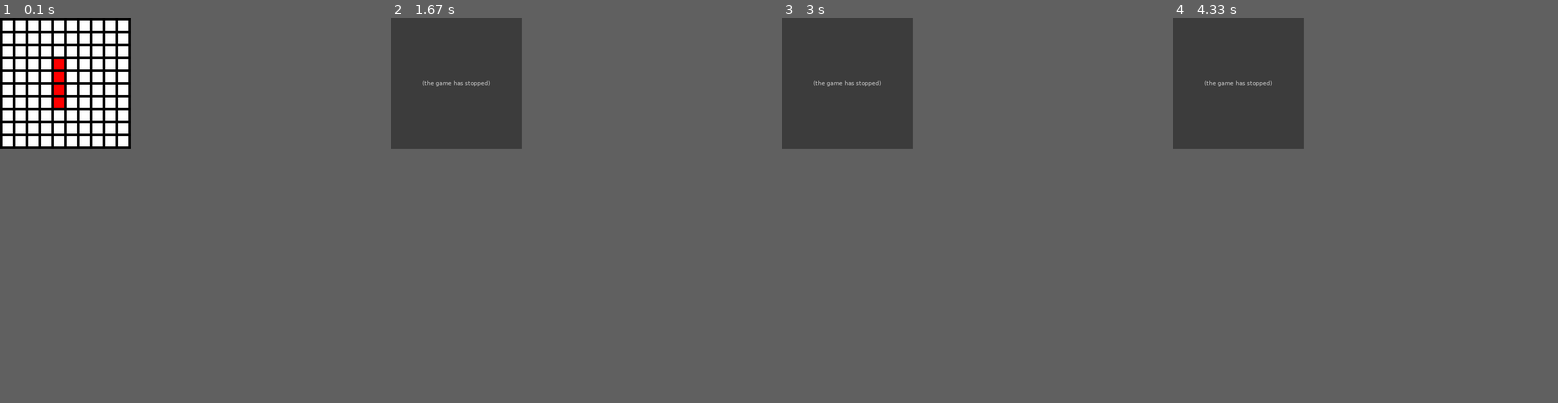
Above: before the commit, frames 1-4 (left to right).
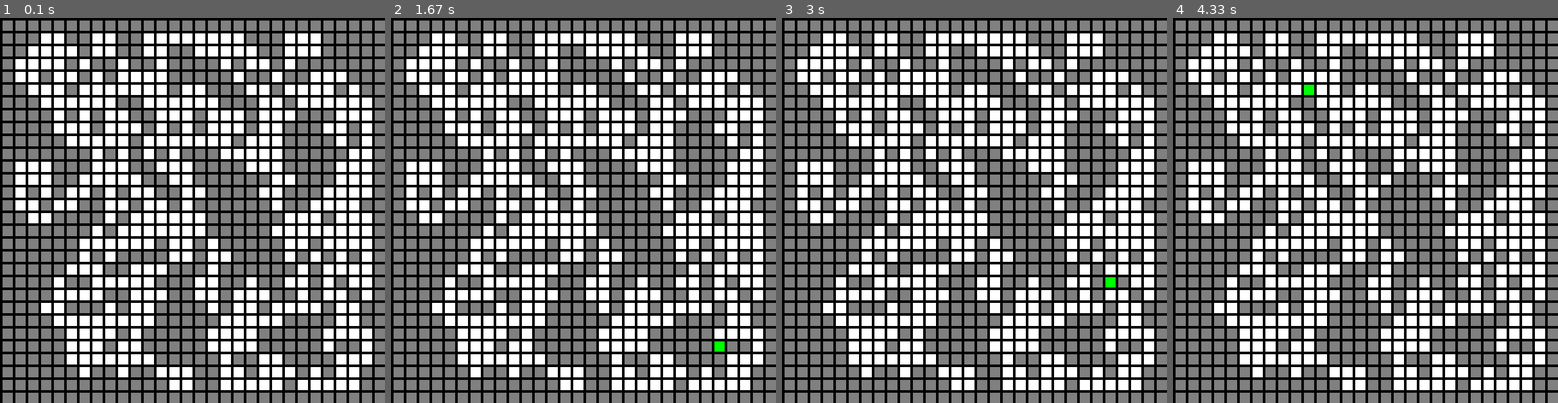
Above: after the commit, the same moments.

Repository: axwitech/pygame_astar
Game: pygame game, started from array_backed_grid.py
Two runs of this game, one before a commit and one after it. Both use one fixed random seed, a clock stepped at 60 frames per second and the inputs below.
Inputs (mouse positions are in pixels of both pictures, inside the frame that each line leads up to):
- Up to frame 1 (0.1 s): no input
- Up to frame 2 (1.67 s): click (583, 210) at 0.38 s; click (622, 295) at 0.72 s; click (725, 345) at 1.05 s; right-click (587, 252) at 1.38 s
- Up to frame 3 (3 s): click (962, 145) at 1.72 s; click (912, 83) at 2.05 s; click (828, 125) at 2.38 s; click (1109, 287) at 2.72 s
- Up to frame 4 (4.33 s): click (1454, 114) at 3.05 s; right-click (1307, 322) at 3.38 s; click (1469, 252) at 3.72 s; click (1303, 83) at 4.05 s
The window is 255x255 before the commit and 750x750 after it. Grey fills any space a smaller window leaves; there, only what the larger window draws over its background counts as a difference.

The runs differ from the first frame. In frame 1, 61% of the frame differs, in the area x 0-100%, y 0-100%; in frame 2, 68%; in frame 3, 68%; in frame 4, 68%.
Error before the commit: IndexError: list index out of range (array_backed_grid.py line 205); the game stopped at 0.38 s (later frames are placeholders)

Commit message:
Procedural map generation based on cellular automata & some fixes

Diff:
--- a/array_backed_grid.py
+++ b/array_backed_grid.py
@@ -10,6 +10,7 @@
 """
 import pygame
 from node import Node
+from map_generator import Map_generator
 
 # Define some colors
 BLACK = (0, 0, 0)
@@ -18,14 +19,15 @@
 RED = (255, 0, 0)
 BLUE = (0, 0, 255)
 YELLOW = (255, 255, 0)
+GREY = (128, 128, 128)
 
 # This sets the WIDTH and HEIGHT of each grid location
 WIDTH = 20
 HEIGHT = 20
 
 # HOW MANY NODES WE WANT
-ROWS = 10
-COLUMNS = 10
+ROWS = 30
+COLUMNS = 30
 
 # This sets the margin between each cell
 MARGIN = 5
@@ -35,6 +37,8 @@
 grid = []
 openlist = {}
 closedlist = []
+map_generator = Map_generator()
+
 # a method that resets the nodes to their orignal state, this is called everytime the path is complete
 # not the best solution, would be great to clear the both pathfinding lists and clear only the path
 
@@ -54,17 +58,17 @@
             grid[row].append(node)  # Append a cell
     update_neighbors()
     # Set the specific nodes as red and not passable
-    grid[3][4].color = "red"
-    grid[4][4].color = "red"
-    grid[5][4].color = "red"
-    grid[6][4].color = "red"
-    grid[3][4].passable = False
-    grid[4][4].passable = False
-    grid[5][4].passable = False
-    grid[6][4].passable = False
+    # grid[3][4].color = "red"
+    # grid[4][4].color = "red"
+    # grid[5][4].color = "red"
+    # grid[6][4].color = "red"
+    # grid[3][4].passable = False
+    # grid[4][4].passable = False
+    # grid[5][4].passable = False
+    # grid[6][4].passable = False
+
+
 # method that updates the nodes with the information of their neighbors
-
-
 def update_neighbors():
     for row in range(ROWS):
         for column in range(COLUMNS):
@@ -101,11 +105,23 @@
     answer = (x + y) * 10
     return answer
 
+
+def clear_color_and_path(grid):
+    for row in range(ROWS):
+        for column in range(COLUMNS):
+            grid[row][column].clear_node
+            if grid[row][column].color == 'grey':
+                grid[row][column].color = 'grey'
+            elif grid[row][column].color == 'red':
+                grid[row][column].color = 'red'
+            else:
+                grid[row][column].color = 'white'
+
 # the main method that does the pathfinding
 
 
 def find_path(start_x, start_y, end_x, end_y):
-    #print("i am searching path from node", start_x, start_y, "to node", end_x, end_y)
+    # print("i am searching path from node", start_x, start_y, "to node", end_x, end_y)
     grid[start_x][start_y].color = "blue"
     grid[end_x][end_y].color = "blue"
 
@@ -131,12 +147,12 @@
         openlist.pop(current)
         for neighbor in current.neighbor:
             if neighbor in closedlist or neighbor.passable == False:
-                #print("neighbor", neighbor.name, "is on closed list or is not passable")
+                # print("neighbor", neighbor.name, "is on closed list or is not passable")
                 next
             else:
                 # if the neighbor is not on the openlist, meaning that this is a completly new unvisited and unscored node then do this
                 if (neighbor in openlist) == False:
-                    #print("neighbor", neighbor.name, "is not on open list, adding it ")
+                    # print("neighbor", neighbor.name, "is not on open list, adding it ")
                     # set the current node that we expecting  to the neighbors parent, so we can trace the path back if this is the optimal path
                     neighbor.parent = current
                     # set the gscore to the parents score + 10 if its a not a diagonal neighbor
@@ -153,7 +169,7 @@
                     openlist[neighbor] = neighbor.fscore
                 # if the neighbor is on the openlist we need to recalculate the fscore again
                 elif neighbor in openlist:
-                    #print("neighbor", neighbor.name, "is on the open list")
+                    # print("neighbor", neighbor.name, "is on the open list")
                     tempG = neighbor.parent.gscore + 10
                     neighbor.gscore = neighbor.parent.gscore + 10
                     if neighbor.x != current.x and neighbor.y != current.y:
@@ -167,11 +183,12 @@
 
 
 init_game()
+map_generator.generate_map(grid)
 # Initialize pygame
 pygame.init()
 
 # Set the HEIGHT and WIDTH of the screen
-WINDOW_SIZE = [255, 255]
+WINDOW_SIZE = [(WIDTH + MARGIN) * ROWS, (HEIGHT + MARGIN) * COLUMNS]
 screen = pygame.display.set_mode(WINDOW_SIZE)
 
 # Set title of screen
@@ -192,7 +209,7 @@
             done = True  # Flag that we are done so we exit this loop
         elif event.type == pygame.MOUSEBUTTONDOWN:
             if event.button == 1:
-                init_game()
+                clear_color_and_path(grid)
                 # reset_colors()
                 # User clicks the mouse. Get the position
                 pos = pygame.mouse.get_pos()
@@ -206,7 +223,7 @@
                     # print("Grid coordinates: ", row, column, "Node color: ", grid[row][column].color, "Node is passable: ", grid[row][column].passable,
                     #      "Node name is: ", grid[row][column].name, "My neighbors are :", "My neighbors are: ", print_out_neighbor(grid[row][column].neighbor))
                     next
-                else:
+                elif grid[row][column].color != 'grey':
                     grid[row][column].color = "green"
                     # print("Grid coordinates: ", row, column, "Node color: ", grid[row][column].color, "Node is passable: ", grid[row][column].passable,
                     #      "Node name is: ", grid[row][column].name, "My neighbors are :", "My neighbors are: ", print_out_neighbor(grid[row][column].neighbor))
@@ -216,13 +233,13 @@
                 # Change the x/y screen coordinates to grid coordinates
                 column = pos[0] // (WIDTH + MARGIN)
                 row = pos[1] // (HEIGHT + MARGIN)
-                if grid[row][column].color == "red":
+                if grid[row][column].color == "red" and grid[row][column].color != 'grey':
                     grid[row][column].color == "white"
-                    #print("Grid coordinates: ", row, column, "Node color: ", grid[row][column].color, "Node is passable: ",grid[row][column].passable, "Node name is: ", grid[row][column].name, "My neighbors are :" , "My neighbors are: ", print_out_neighbor(grid[row][column].neighbor))
-                else:
+                    # print("Grid coordinates: ", row, column, "Node color: ", grid[row][column].color, "Node is passable: ",grid[row][column].passable, "Node name is: ", grid[row][column].name, "My neighbors are :" , "My neighbors are: ", print_out_neighbor(grid[row][column].neighbor))
+                elif grid[row][column].color != 'grey':
                     grid[row][column].color = "red"
                     grid[row][column].passable = False
-                    #print("Grid coordinates: ", row, column, "Node color: ", grid[row][column].color, "Node is passable: ",grid[row][column].passable, "Node name is: ", grid[row][column].name, "My neighbors are :" , "My neighbors are: ", print_out_neighbor(grid[row][column].neighbor))
+                    # print("Grid coordinates: ", row, column, "Node color: ", grid[row][column].color, "Node is passable: ",grid[row][column].passable, "Node name is: ", grid[row][column].name, "My neighbors are :" , "My neighbors are: ", print_out_neighbor(grid[row][column].neighbor))
 
             elif event.button == 3:
                 # User clicks the mouse. Get the position
@@ -237,7 +254,7 @@
                     # print("Grid coordinates: ", row, column, "Node color: ", grid[row][column].color, "Node is passable: ", grid[row][column].passable,
                     #      "Node name is: ", grid[row][column].name, "My neighbors are :", "My neighbors are: ", print_out_neighbor(grid[row][column].neighbor))
                     next
-                else:
+                elif grid[row][column].color != 'grey':
                     grid[row][column].color = "green"
                     # print("Grid coordinates: ", row, column, "Node color: ", grid[row][column].color, "Node is passable: ", grid[row][column].passable,
                     #      "Node name is: ", grid[row][column].name, "My neighbors are :", "My neighbors are: ", print_out_neighbor(grid[row][column].neighbor))
@@ -247,8 +264,8 @@
     screen.fill(BLACK)
 
     # Draw the grid
-    for row in range(10):
-        for column in range(10):
+    for row in range(ROWS):
+        for column in range(COLUMNS):
             color = WHITE
             if grid[row][column].color == "green":
                 color = GREEN
@@ -260,6 +277,8 @@
                 color = YELLOW
             elif grid[row][column].color == "white":
                 color = WHITE
+            elif grid[row][column].color == "grey":
+                color = GREY
             pygame.draw.rect(screen,
                              color,
                              [(MARGIN + WIDTH) * column + MARGIN,
--- /dev/null
+++ b/map_generator.py
@@ -0,0 +1,40 @@
+import random
+ROWS = 30
+COLUMNS = 30
+WALLS = 40
+ITERATIONS = 5
+
+
+class Map_generator:
+    def generate_map(self, grid):
+        # randomly set a percentage of the tiles to be walls
+        for row in range(ROWS):
+            for column in range(COLUMNS):
+                # grid[row][column].color = random.choice(['grey', 'white']
+                chance = random.randint(0, 100)
+                if chance <= WALLS:
+                    grid[row][column].color = 'grey'
+                    grid[row][column].passable = False
+        # set all the borders to walls
+        for row in range(COLUMNS):
+            grid[0][row].passable = False
+            grid[row][0].passable = False
+            grid[COLUMNS - 1][row].passable = False
+            grid[row][COLUMNS - 1].passaale = False
+            grid[row][0].color = "grey"
+            grid[0][row].color = "grey"
+            grid[COLUMNS - 1][row].color = "grey"
+            grid[row][COLUMNS - 1].color = "grey"
+        # a. iterate over each cell.
+        # b. if a 3x3 grid centered over the cell contains at least five walls, it stays a wall.
+        # c. otherwise, it becomes/stays empty.
+        for iteration in range(ITERATIONS):
+            for row in range(ROWS):
+                for column in range(COLUMNS):
+                    grey_color_count = 0
+                    for node in grid[row][column].neighbor:
+                        if node.color == 'grey':
+                            grey_color_count = grey_color_count + 1
+                            # print(grey_color_count)
+                    if grey_color_count > 5:
+                        grid[row][column].color = 'grey'
--- a/node.py
+++ b/node.py
@@ -15,13 +15,11 @@
         else:
             self._neighbor = neighbor
 
-    def clear_node(color, fscore, gscore, hscore, parent, neighbor):
-        color = "white"
+    def clear_node():
         fscore = 0
         gscore = 0
         hscore = 0
         parent = None
-        neighbor = None
 
 ################################
     @property
